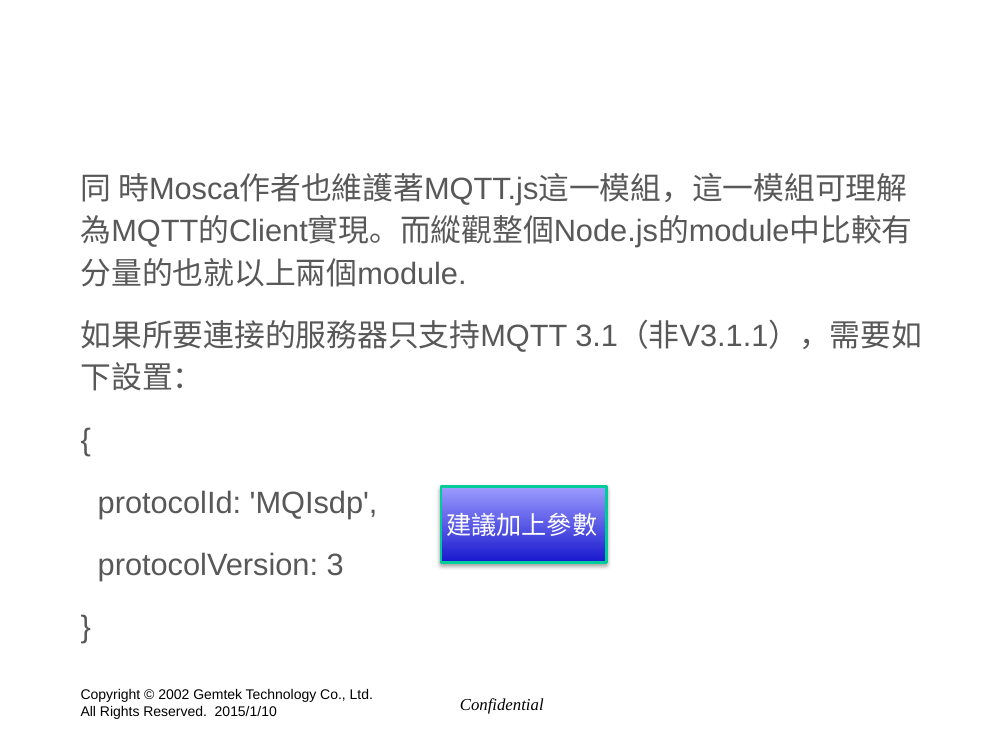
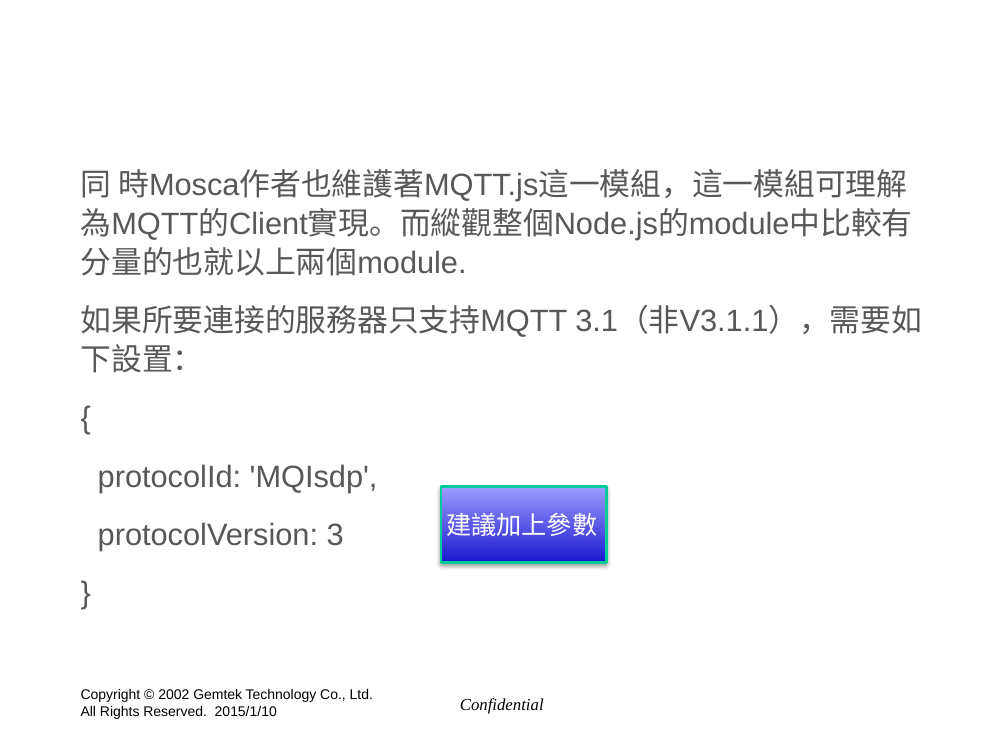
Before and after one commit to hyper570908/demo2, a slide deck: slide 12 of doc/GIot_Session2(win7).pptx. Drawn at 1008x756 pixels with LibreOffice and Linux fonts; fonts in the diff are those of the drawing; background and template pictures are left out. Boxes give left, top, right and bottom in pixels: in the first picture for what was removed or moved away, otherwise in the second. Text is boxed around its words. In the diff, an @@ line names an element or a change of style, - is before the commit and + after.

```diff
--- a/doc/GIot_Session2(win7).pptx
+++ b/doc/GIot_Session2(win7).pptx
@@ text "同 時Mosca作者也維護著MQTT.js這一模組，這一模組可理解為MQTT的Client實現。而縱觀整個Node.js ..." at [81,169,922,551]: line spacing 1.15 to 1.05 @@
```
Also in this commit, not shown: 18 other slides changed, 6 other files.
